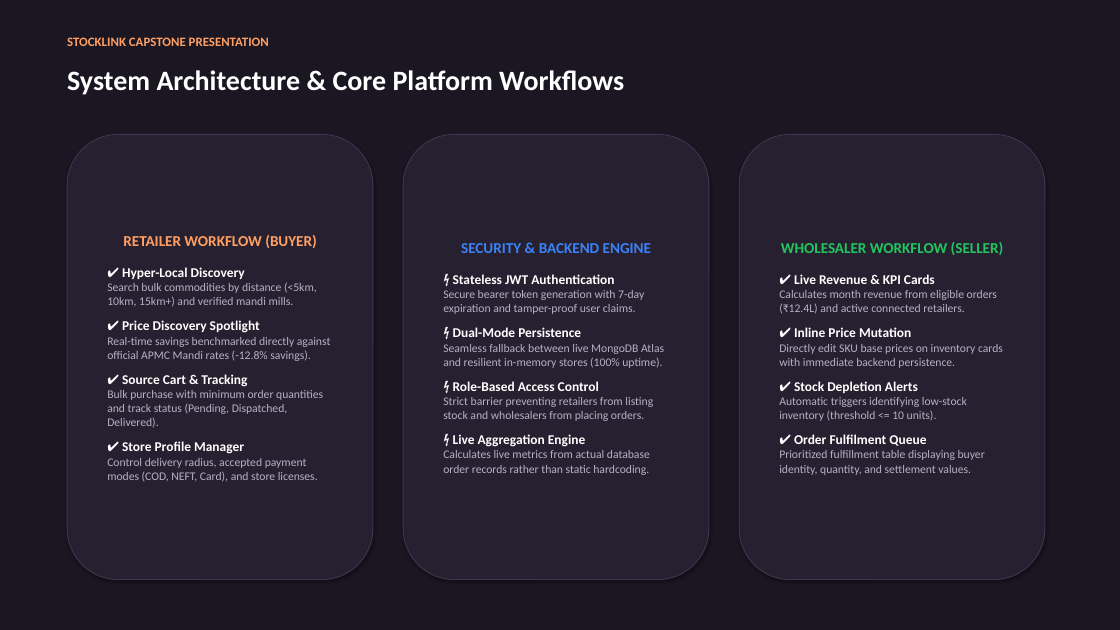
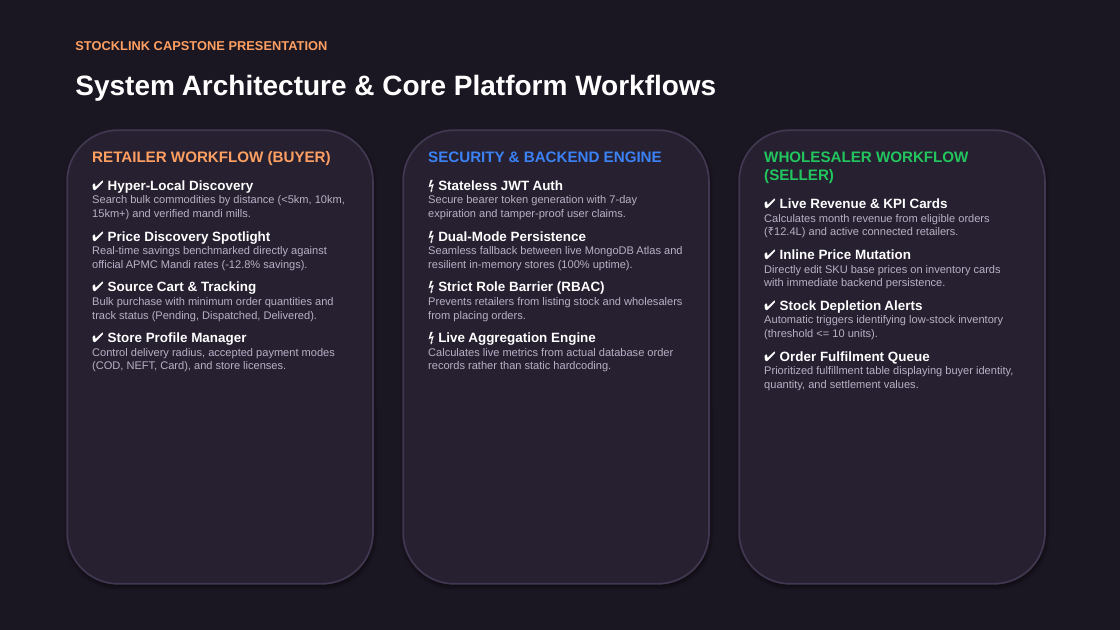
Before and after one commit to PraweenRawat/FFT_CAPSTONE_PROJECT, a slide deck: slide 3 of StockLink_Capstone_Presentation.pptx. Drawn at 1120x630 pixels with LibreOffice and Linux fonts; fonts in the diff are those of the drawing. Boxes give left, top, right and bottom in pixels: in the first picture for what was removed or moved away, otherwise in the second. Text is boxed around its words. In the diff, an @@ line names an element or a change of style, - is before the commit and + after.

```diff
--- a/StockLink_Capstone_Presentation.pptx
+++ b/StockLink_Capstone_Presentation.pptx
@@ background #FFFFFF to #1A1622 @@
@@ rectangle removed at [0,0,1120,630] @@
@@ text "STOCKLINK CAPSTONE PRESENTATION" at [75,41,328,50]: font Calibri to Arial @@
@@ text "System Architecture & Core Platform ..." at [75,74,716,100]: font Calibri to Arial @@
@@ rounded rectangle added at [67,130,373,584], fill #262030, outline #413750 1.5 pt @@
@@ text "RETAILER WORKFLOW (BUYER)": place and size @@
-text "RETAILER WORKFLOW (BUYER)" at [67,134,373,580]
+text "RETAILER WORKFLOW (BUYER)" at [92,151,345,371]
@@ text "RETAILER WORKFLOW (BUYER)" at [92,151,345,371]: font Calibri to Arial; size 10 to 9.5 pt in "Search bulk commodities by distance (<5km, 10km, ...", "Real-time savings benchmarked directly against official APMC ...", "Bulk purchase with minimum order quantities and ...", "Control delivery radius, accepted payment modes (COD, ..."; alignment centre to left; less space between paragraphs; vertical alignment middle to top; fill #262030 to none; outline #413750 0.75 pt to none; shadow off @@
@@ rounded rectangle: place and size @@
-rounded rectangle at [403,134,709,580]
+rounded rectangle at [403,130,709,584]
@@ rounded rectangle at [403,130,709,584]: outline #413750 0.75 pt to #413750 1.5 pt @@
@@ rounded rectangle added at [739,130,1045,584], fill #262030, outline #413750 1.5 pt @@
@@ text "WHOLESALER WORKFLOW (SELLER)": place and size @@
-text "WHOLESALER WORKFLOW (SELLER)" at [739,134,1045,580]
+text "WHOLESALER WORKFLOW (SELLER)" at [764,151,1013,390]
@@ text "WHOLESALER WORKFLOW (SELLER)" at [764,151,1013,390]: font Calibri to Arial; size 10 to 9.5 pt in "Calculates month revenue from eligible orders (₹12.4L) ...", "Directly edit SKU base prices on inventory ...", "Automatic triggers identifying low-stock inventory (threshol ...", "Prioritized fulfillment table displaying buyer identity, qua ..."; alignment centre to left; less space between paragraphs; vertical alignment middle to top; fill #262030 to none; outline #413750 0.75 pt to none; shadow off @@
@@ text added at [428,151,682,371], 9.5 pt, text #B9AFC6 @@
+SECURITY & BACKEND ENGINE
+⚡ Stateless JWT Auth
+Secure bearer token generation with 7-day expiration and tamper-proof user claims.
+⚡ Dual-Mode Persistence
+Seamless fallback between live MongoDB Atlas and resilient in-memory stores (100% uptime).
+⚡ Strict Role Barrier (RBAC)
+Prevents retailers from listing stock and wholesalers from placing orders.
+⚡ Live Aggregation Engine
+Calculates live metrics from actual database order records rather than static hardcoding.
@@ text in rounded rectangle at [443,243,664,475]: text removed @@
-SECURITY & BACKEND ENGINE
-⚡ Stateless JWT Authentication
-Secure bearer token generation with 7-day expiration and tamper-proof user claims.
-⚡ Dual-Mode Persistence
-Seamless fallback between live MongoDB Atlas and resilient in-memory stores (100% uptime).
-⚡ Role-Based Access Control
-Strict barrier preventing retailers from listing stock and wholesalers from placing orders.
-⚡ Live Aggregation Engine
-Calculates live metrics from actual database order records rather than static hardcoding.
```
Also in this commit, not shown: 4 other slides changed, 1 other file.
